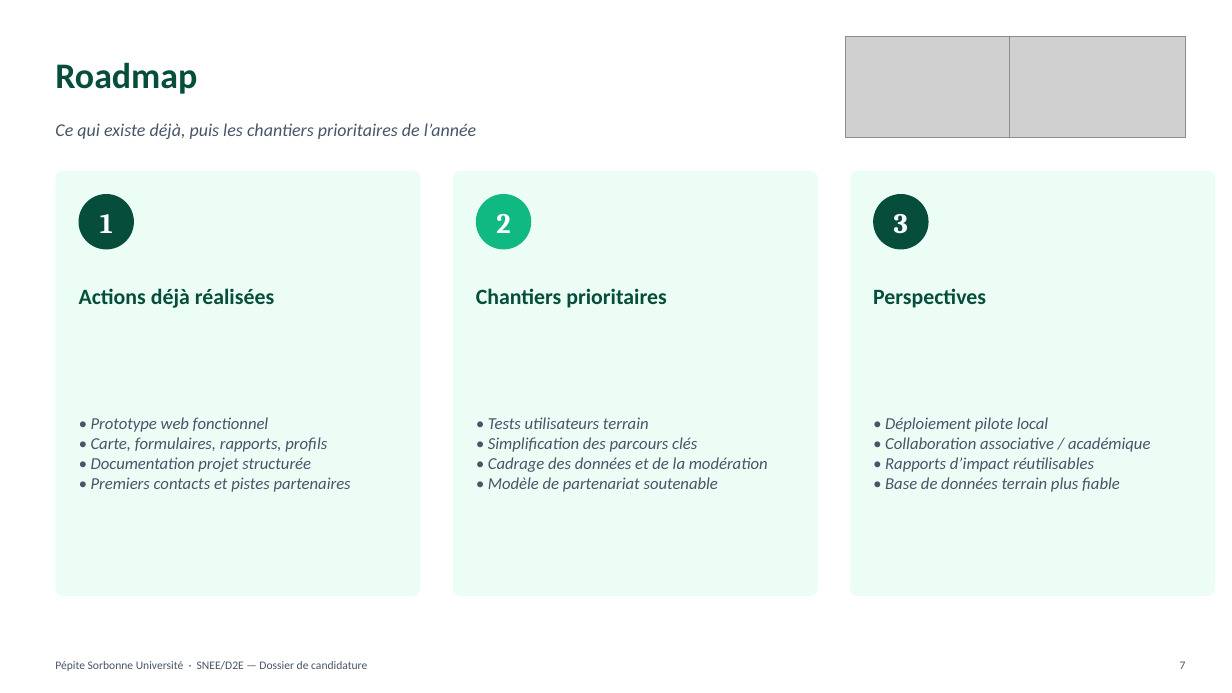
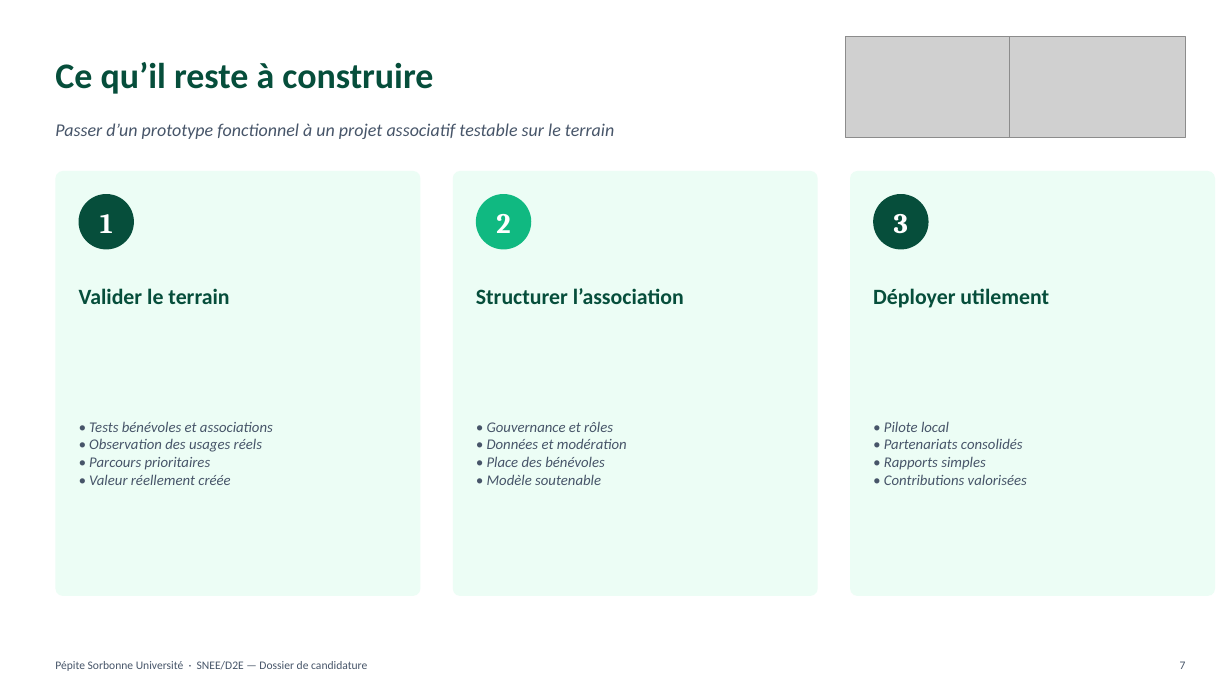
Before and after one commit to maxd4/CleanmyMap, a slide deck: slide 7 of documentation/pepite/oral-jury-6'-SNEE.pptx. Drawn at 1232x693 pixels with LibreOffice and Linux fonts; fonts in the diff are those of the drawing; grey boxes stand for pictures. Boxes give left, top, right and bottom in pixels: in the first picture for what was removed or moved away, otherwise in the second. Text is boxed around its words. In the diff, an @@ line names an element or a change of style, - is before the commit and + after.

```diff
--- a/documentation/pepite/oral-jury-6'-SNEE.pptx
+++ b/documentation/pepite/oral-jury-6'-SNEE.pptx
@@ text at box(55, 62, 433, 94): text changed @@
-Roadmap
+Ce qu’il reste à construire
@@ text at box(55, 123, 614, 139): text changed @@
-Ce qui existe déjà, puis les chantiers prioritaires de l’année
+Passer d’un prototype fonctionnel à un projet associatif testable sur le terrain
@@ text at box(79, 288, 229, 304): text changed @@
-Actions déjà réalisées
+Valider le terrain
@@ text at box(476, 288, 684, 304): text changed @@
-Chantiers prioritaires
+Structurer l’association
@@ text at box(873, 288, 1049, 308): text changed @@
-Perspectives
+Déployer utilement
@@ text at box(89, 421, 273, 485): text changed; size 13 to 11.5 pt @@
-• Prototype web fonctionnel
-• Carte, formulaires, rapports, profils
-• Documentation projet structurée
-• Premiers contacts et pistes partenaires
+• Tests bénévoles et associations
+• Observation des usages réels
+• Parcours prioritaires
+• Valeur réellement créée
@@ text at box(487, 422, 627, 485): text changed; size 13 to 11.5 pt @@
-• Tests utilisateurs terrain
-• Simplification des parcours clés
-• Cadrage des données et de la modération
-• Modèle de partenariat soutenable
+• Gouvernance et rôles
+• Données et modération
+• Place des bénévoles
+• Modèle soutenable
@@ text at box(884, 421, 1027, 485): text changed; size 13 to 11.5 pt @@
-• Déploiement pilote local
-• Collaboration associative / académique
-• Rapports d’impact réutilisables
-• Base de données terrain plus fiable
+• Pilote local
+• Partenariats consolidés
+• Rapports simples
+• Contributions valorisées
```
Also in this commit, not shown: 7 other slides changed.
